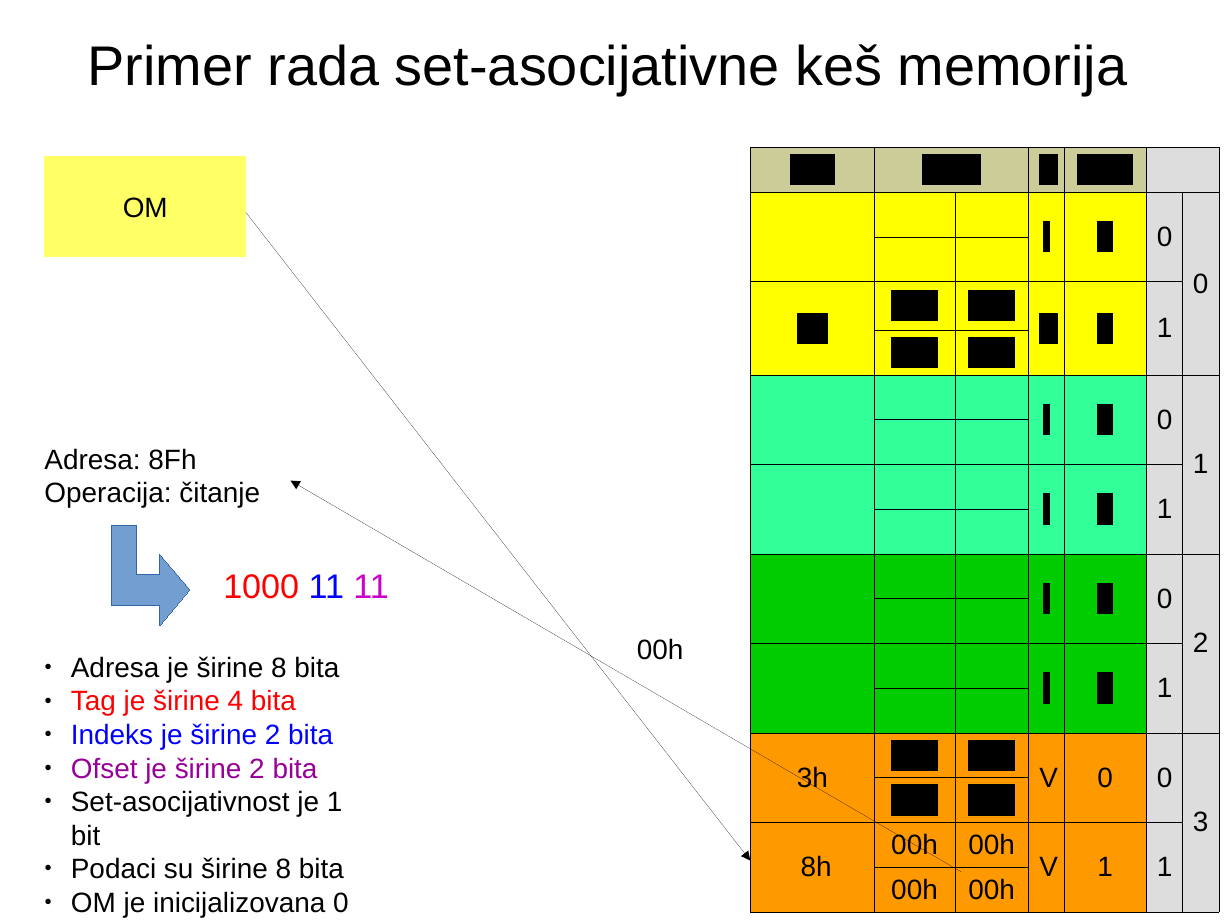
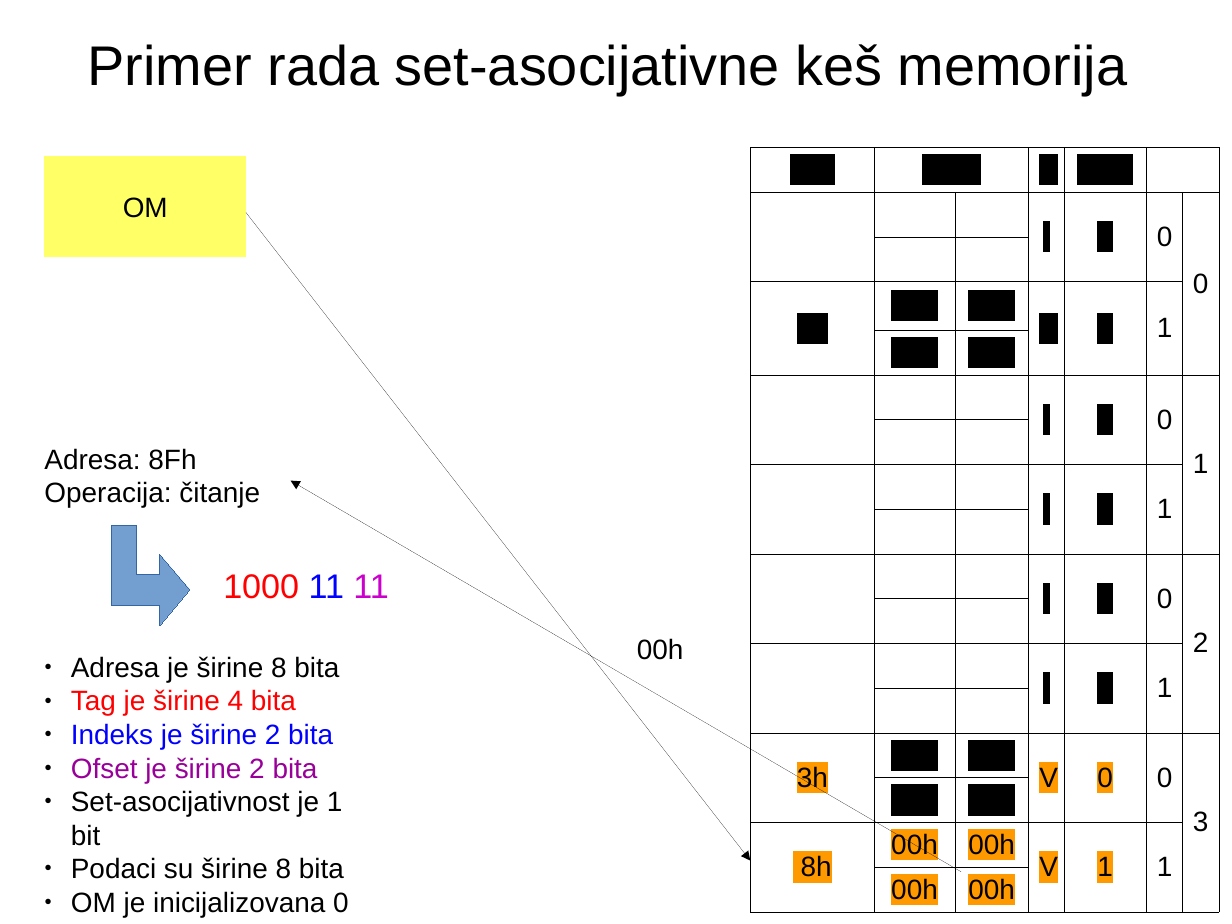
Before and after one commit to jovan-djukic/bachelorThesis, a slide deck: slide 13 of documentation/presentation/BachelorThesis.odp. Drawn at 1232x924 pixels with LibreOffice and Linux fonts; fonts in the diff are those of the drawing. Boxes give left, top, right and bottom in pixels: in the first picture for what was removed or moved away, otherwise in the second. Text is boxed around its words. In the diff, an @@ line names an element or a change of style, - is before the commit and + after.

```diff
--- a/documentation/presentation/BachelorThesis.odp
+++ b/documentation/presentation/BachelorThesis.odp
@@ table at [750,148,1219,908] @@
@@ fill #CCCC99 to none in 4 cells @@
@@ fill #DDDDDD to none in 13 cells @@
@@ fill #FFFF00 to none in 10 cells @@
@@ fill #33FF99 to none in 6 cells @@
@@ fill #00CC00 to none in 6 cells @@
@@ fill #FF9900 to none in 14 cells @@
```
Also in this commit, not shown: 16 other slides changed, 7 other files.
